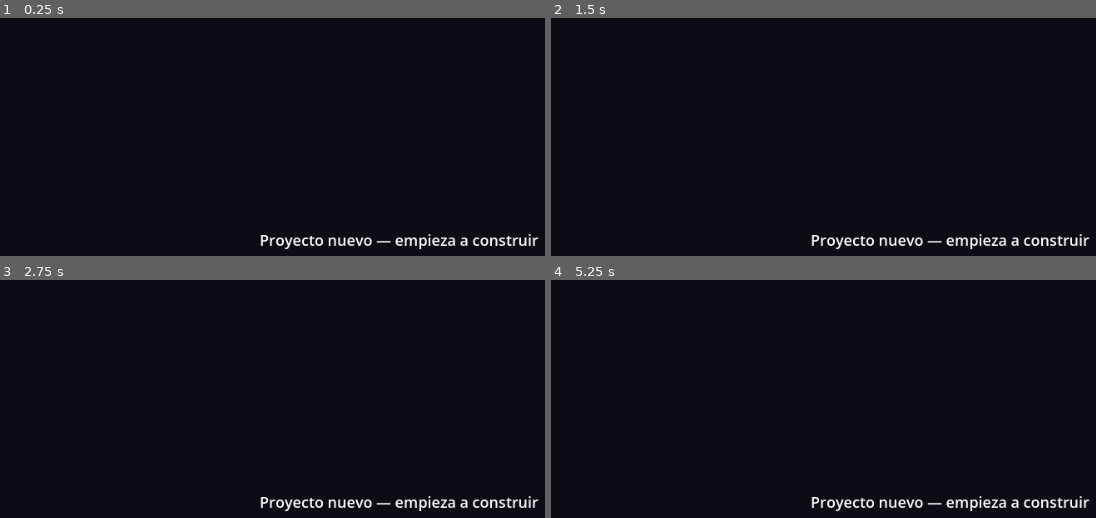
Above: before the commit, frames 1-4 (two rows, left to right).
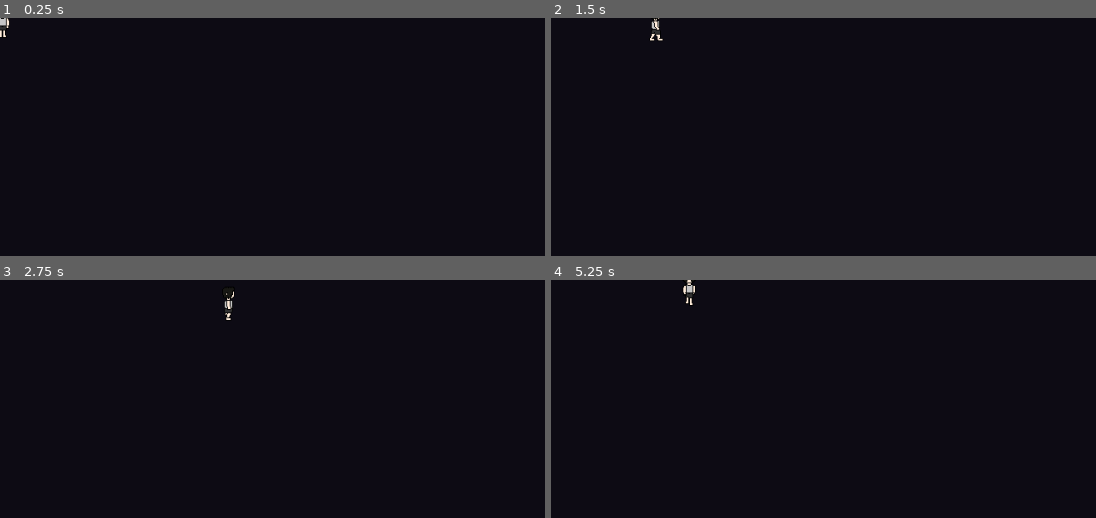
Above: after the commit, the same moments.

Repository: Grupo-Corazones-Cruzados/corazonescruzados
Game: Godot game, scene res://Main.tscn
The game is run twice, just before and just after one commit, with the same random seed, the same clock (stepped at 60 frames per second) and the same inputs.
Inputs (mouse positions are in pixels of both pictures, inside the frame that each line leads up to):
- Up to frame 1 (0.25 s): no input
- Up to frame 2 (1.5 s): tap Enter at 0.5 s; move the mouse to (outside the picture) at 0.52 s; hold Right (ui_right) 0.53-1.25 s; click (outside the picture) at 0.67 s; tap Space at 1.25 s; drag from (outside the picture) to (outside the picture) at 1.27 s
- Up to frame 3 (2.75 s): tap Enter at 2 s; move the mouse to (479, 406) at 2.02 s; hold Right (ui_right) from 2.03 s (still down)
- Up to frame 4 (5.25 s): release Right (ui_right) at 2.75 s; drag from (outside the picture) to (709, 437) at 2.77 s; tap Space at 3.5, 5 s; move the mouse to (outside the picture) at 3.52 s; hold Left (ui_left) 3.53-4.25 s; tap Enter at 4.25 s; drag from (709, 437) to (828, 391) at 4.27 s; move the mouse to (992, 503) at 5.02 s; hold Down (ui_down) from 5.03 s (still down); click (992, 503) at 5.17 s

The runs differ from the first frame. In frame 1, 1.3% of the frame differs, in the area x 0-99%, y 0-98%; in frame 2, 1.3%; in frame 3, 1.3%; in frame 4, 1.3%, in the area x 24-99%, y 0-98%.

Commit message:
feat(juego): personaje Violeta caminando en Godot (movimiento 4 dir + idle, teclado y tactil)
Arranca la construccion real del juego en Godot:
- Personaje "Violeta" (spritesheet 384x96, celda 48x48, dibujado en Pixaki).
- Escena Main.tscn: Violeta(Node2D) > CharacterBody2D[Violeta.gd] >
  AnimatedSprite2D + CollisionShape2D. 8 animaciones (caminar + idle x4 dir).
- Violeta.gd: movimiento CharacterBody2D en 4 direcciones, teclado (flechas) +
  tactil (joystick relativo), animacion por eje dominante, idle segun ultima
  direccion. Nombres de animacion como @export editables en el Inspector.
  A prueba de fallos: si falta una idle, congela el frame sin error. Defaults
  en minuscula, coincidiendo con la convencion del usuario.

Limpieza del usuario: assets de prueba (55 objetos + tiles) borrados para
empezar limpio; dibuja los suyos en Pixaki.

Registra en MEMORIA el progreso, la leccion de Godot (script en el nodo del tipo
heredado; $Hijo es hijo directo), el bug de abajo/arriba cruzados en el Inspector
pendiente de corregir, y que falta recrear export_presets.cfg para publicar.

Co-Authored-By: Claude Opus 4.8 (1M context) <noreply@anthropic.com>
Claude-Session: https://claude.ai/code/session_011eEhW1QiDJ27aR35hAsydA

Diff:
--- a/godot/Main.tscn
+++ b/godot/Main.tscn
@@ -1,23 +1,176 @@
-[gd_scene format=3 uid="uid://btc5hqwnbmtyj"]
+[gd_scene format=3 uid="uid://5coo0d128x2r"]
 
-; Escena principal en blanco. El proyecto arranca aquí.
-; Empieza a construir tu juego desde cero: esta escena es solo un punto de
-; partida vacío para que el proyecto abra y exporte.
+[ext_resource type="Script" uid="uid://r178s64t7h55" path="res://Violeta.gd" id="1_uu6xs"]
+[ext_resource type="Texture2D" uid="uid://dk1xoeyicftcj" path="res://assets/Sprites/Personajes/Violeta/Modo Oscuro/Violeta.png" id="2_r0du0"]
 
-[node name="Main" type="Node2D"]
+[sub_resource type="AtlasTexture" id="AtlasTexture_cm0pq"]
+atlas = ExtResource("2_r0du0")
+region = Rect2(192, 48, 48, 48)
 
-[node name="UI" type="CanvasLayer" parent="."]
+[sub_resource type="AtlasTexture" id="AtlasTexture_fos0i"]
+atlas = ExtResource("2_r0du0")
+region = Rect2(240, 48, 48, 48)
 
-[node name="Info" type="Label" parent="UI"]
-anchors_preset = 8
-anchor_left = 0.5
-anchor_top = 0.5
-anchor_right = 0.5
-anchor_bottom = 0.5
-offset_left = -220.0
-offset_top = -16.0
-offset_right = 220.0
-offset_bottom = 16.0
-horizontal_alignment = 1
-theme_override_font_sizes/font_size = 18
-text = "Proyecto nuevo — empieza a construir"
+[sub_resource type="AtlasTexture" id="AtlasTexture_03owx"]
+atlas = ExtResource("2_r0du0")
+region = Rect2(48, 0, 48, 48)
+
+[sub_resource type="AtlasTexture" id="AtlasTexture_wkp8b"]
+atlas = ExtResource("2_r0du0")
+region = Rect2(96, 0, 48, 48)
+
+[sub_resource type="AtlasTexture" id="AtlasTexture_3dxm6"]
+atlas = ExtResource("2_r0du0")
+region = Rect2(192, 0, 48, 48)
+
+[sub_resource type="AtlasTexture" id="AtlasTexture_lgr22"]
+atlas = ExtResource("2_r0du0")
+region = Rect2(240, 0, 48, 48)
+
+[sub_resource type="AtlasTexture" id="AtlasTexture_trn2v"]
+atlas = ExtResource("2_r0du0")
+region = Rect2(288, 0, 48, 48)
+
+[sub_resource type="AtlasTexture" id="AtlasTexture_20pc6"]
+atlas = ExtResource("2_r0du0")
+region = Rect2(0, 48, 48, 48)
+
+[sub_resource type="AtlasTexture" id="AtlasTexture_5vvyt"]
+atlas = ExtResource("2_r0du0")
+region = Rect2(48, 48, 48, 48)
+
+[sub_resource type="AtlasTexture" id="AtlasTexture_c6i3y"]
+atlas = ExtResource("2_r0du0")
+region = Rect2(96, 48, 48, 48)
+
+[sub_resource type="AtlasTexture" id="AtlasTexture_uu6xs"]
+atlas = ExtResource("2_r0du0")
+region = Rect2(144, 48, 48, 48)
+
+[sub_resource type="AtlasTexture" id="AtlasTexture_r0du0"]
+atlas = ExtResource("2_r0du0")
+region = Rect2(0, 0, 48, 48)
+
+[sub_resource type="AtlasTexture" id="AtlasTexture_c2ibq"]
+atlas = ExtResource("2_r0du0")
+region = Rect2(144, 0, 48, 48)
+
+[sub_resource type="AtlasTexture" id="AtlasTexture_j4qnp"]
+atlas = ExtResource("2_r0du0")
+region = Rect2(336, 0, 48, 48)
+
+[sub_resource type="SpriteFrames" id="SpriteFrames_7yntv"]
+animations = [{
+"frames": [{
+"duration": 1.0,
+"texture": SubResource("AtlasTexture_cm0pq")
+}, {
+"duration": 1.0,
+"texture": SubResource("AtlasTexture_fos0i")
+}],
+"loop": 1,
+"name": &"caminar_abajo",
+"speed": 5.0
+}, {
+"frames": [{
+"duration": 1.0,
+"texture": SubResource("AtlasTexture_03owx")
+}, {
+"duration": 1.0,
+"texture": SubResource("AtlasTexture_wkp8b")
+}],
+"loop": 1,
+"name": &"caminar_arriba",
+"speed": 5.0
+}, {
+"frames": [{
+"duration": 1.0,
+"texture": SubResource("AtlasTexture_3dxm6")
+}, {
+"duration": 1.0,
+"texture": SubResource("AtlasTexture_lgr22")
+}, {
+"duration": 1.0,
+"texture": SubResource("AtlasTexture_trn2v")
+}, {
+"duration": 1.0,
+"texture": SubResource("AtlasTexture_lgr22")
+}],
+"loop": 1,
+"name": &"caminar_derecha",
+"speed": 5.0
+}, {
+"frames": [{
+"duration": 1.0,
+"texture": SubResource("AtlasTexture_20pc6")
+}, {
+"duration": 1.0,
+"texture": SubResource("AtlasTexture_5vvyt")
+}, {
+"duration": 1.0,
+"texture": SubResource("AtlasTexture_c6i3y")
+}, {
+"duration": 1.0,
+"texture": SubResource("AtlasTexture_5vvyt")
+}],
+"loop": 1,
+"name": &"caminar_izquierda",
+"speed": 5.0
+}, {
+"frames": [{
+"duration": 1.0,
+"texture": SubResource("AtlasTexture_uu6xs")
+}],
+"loop": 1,
+"name": &"idle_abajo",
+"speed": 5.0
+}, {
+"frames": [{
+"duration": 1.0,
+"texture": SubResource("AtlasTexture_r0du0")
+}],
+"loop": 1,
+"name": &"idle_arriba",
+"speed": 5.0
+}, {
+"frames": [{
+"duration": 1.0,
+"texture": SubResource("AtlasTexture_c2ibq")
+}],
+"loop": 1,
+"name": &"idle_derecha",
+"speed": 5.0
+}, {
+"frames": [{
+"duration": 1.0,
+"texture": SubResource("AtlasTexture_j4qnp")
+}],
+"loop": 1,
+"name": &"idle_izquierda",
+"speed": 5.0
+}]
+
+[sub_resource type="RectangleShape2D" id="RectangleShape2D_k5ehp"]
+size = Vector2(16, 40)
+
+[node name="Violeta" type="Node2D" unique_id=362562898]
+
+[node name="CharacterBody2D" type="CharacterBody2D" parent="." unique_id=2109903652]
+position = Vector2(3, 1)
+script = ExtResource("1_uu6xs")
+anim_abajo = "caminar_arriba"
+anim_arriba = "caminar_abajo"
+anim_derecha = "caminar_derecha"
+anim_izquierda = "caminar_izquierda"
+idle_abajo = "idle_arriba"
+idle_arriba = "idle_abajo"
+idle_derecha = "idle_derecha"
+idle_izquierda = "idle_izquierda"
+
+[node name="AnimatedSprite2D" type="AnimatedSprite2D" parent="CharacterBody2D" unique_id=1194266910]
+sprite_frames = SubResource("SpriteFrames_7yntv")
+animation = &"idle_derecha"
+
+[node name="CollisionShape2D" type="CollisionShape2D" parent="CharacterBody2D" unique_id=1635201678]
+position = Vector2(-1, 2)
+shape = SubResource("RectangleShape2D_k5ehp")
--- /dev/null
+++ b/godot/Violeta.gd
@@ -0,0 +1,124 @@
+extends CharacterBody2D
+
+## Movimiento de Violeta en 4 direcciones, con teclado y táctil.
+##
+## Cómo debe estar armada la escena (este script va en el CharacterBody2D):
+##   Violeta            (CharacterBody2D)  ← aquí se pega este script
+##     ├─ AnimatedSprite2D                 ← con las animaciones de caminar y de parado
+##     └─ CollisionShape2D                 ← una forma en los pies (para chocar)
+##
+## Los nombres de las animaciones se ajustan desde el INSPECTOR (no hace falta
+## tocar el código): al seleccionar el nodo verás las casillas y escribes ahí el
+## nombre que le pusiste a cada una en el AnimatedSprite2D.
+
+## Velocidad de caminado, en píxeles por segundo.
+@export var velocidad: float = 160.0
+
+@export_group("Caminar")
+## Caminando hacia la cámara (de frente).
+@export var anim_abajo: String = "caminar_abajo"
+## Caminando de espaldas.
+@export var anim_arriba: String = "caminar_arriba"
+## Caminando hacia la derecha.
+@export var anim_derecha: String = "caminar_derecha"
+## Caminando hacia la izquierda.
+@export var anim_izquierda: String = "caminar_izquierda"
+
+@export_group("Parado (idle)")
+## Poses de parado por dirección. Pueden ser de 1 solo fotograma. Si dejas
+## alguna vacía o con un nombre que no existe, al pararse mirando ahí el
+## personaje simplemente se congela en su fotograma actual (sin error).
+@export var idle_abajo: String = "idle_abajo"
+@export var idle_arriba: String = "idle_arriba"
+@export var idle_derecha: String = "idle_derecha"
+@export var idle_izquierda: String = "idle_izquierda"
+
+@onready var sprite: AnimatedSprite2D = $AnimatedSprite2D
+
+## Última dirección hacia la que caminó, para elegir la pose de parado correcta.
+var _mirando: String = "abajo"
+
+# --- Táctil: joystick relativo (tocas en cualquier parte y arrastras el dedo
+#     para dar la dirección; ese primer toque es el centro). ---
+const RADIO_TOUCH := 60.0
+var _touch_id: int = -1
+var _touch_origen: Vector2 = Vector2.ZERO
+var _touch_vector: Vector2 = Vector2.ZERO
+
+
+func _physics_process(_delta: float) -> void:
+	var dir := _direccion()
+	velocity = dir * velocidad
+	move_and_slide()
+	_animar(dir)
+
+
+## Junta teclado y táctil en un solo vector de dirección (largo máximo 1).
+func _direccion() -> Vector2:
+	var d := Input.get_vector("ui_left", "ui_right", "ui_up", "ui_down")
+	if d == Vector2.ZERO and _touch_id != -1:
+		d = _touch_vector
+	return d.limit_length(1.0)
+
+
+## Anima según el estado: caminando (usa la dirección actual) o parado (usa la
+## pose de parado de la última dirección hacia la que iba).
+func _animar(dir: Vector2) -> void:
+	if dir == Vector2.ZERO:
+		_reproducir_idle()
+		return
+	# Caminando: actualizar hacia dónde mira (eje dominante, solo 4 vistas).
+	if absf(dir.x) > absf(dir.y):
+		_mirando = "derecha" if dir.x > 0.0 else "izquierda"
+	else:
+		_mirando = "abajo" if dir.y > 0.0 else "arriba"
+	_reproducir(_anim_caminar())
+
+
+## Muestra la pose de parado de la dirección actual. Si esa animación de idle no
+## existe todavía, congela el fotograma actual (comportamiento seguro).
+func _reproducir_idle() -> void:
+	var nombre := _anim_idle()
+	if sprite.sprite_frames != null and sprite.sprite_frames.has_animation(nombre):
+		_reproducir(nombre)
+	else:
+		sprite.pause()
+
+
+func _anim_caminar() -> String:
+	match _mirando:
+		"arriba": return anim_arriba
+		"derecha": return anim_derecha
+		"izquierda": return anim_izquierda
+		_: return anim_abajo
+
+
+func _anim_idle() -> String:
+	match _mirando:
+		"arriba": return idle_arriba
+		"derecha": return idle_derecha
+		"izquierda": return idle_izquierda
+		_: return idle_abajo
+
+
+## Reproduce una animación solo si cambió o estaba pausada, para no reiniciar el
+## ciclo en cada fotograma.
+func _reproducir(nombre: String) -> void:
+	if sprite.animation != nombre or not sprite.is_playing():
+		sprite.play(nombre)
+
+
+func _unhandled_input(evento: InputEvent) -> void:
+	if evento is InputEventScreenTouch:
+		var t := evento as InputEventScreenTouch
+		if t.pressed and _touch_id == -1:
+			_touch_id = t.index
+			_touch_origen = t.position
+			_touch_vector = Vector2.ZERO
+		elif not t.pressed and t.index == _touch_id:
+			_touch_id = -1
+			_touch_vector = Vector2.ZERO
+	elif evento is InputEventScreenDrag:
+		var d := evento as InputEventScreenDrag
+		if d.index == _touch_id:
+			_touch_vector = (d.position - _touch_origen).limit_length(RADIO_TOUCH) / RADIO_TOUCH
--- a/godot/assets/objetos/objetos.json
+++ /dev/null
@@ -1,280 +0,0 @@
-{
-  "size": 64,
-  "items": [
-    {
-      "id": "sword",
-      "label": "Espada",
-      "category": "arma"
-    },
-    {
-      "id": "axe",
-      "label": "Hacha",
-      "category": "arma"
-    },
-    {
-      "id": "pistol",
-      "label": "Pistola",
-      "category": "arma"
-    },
-    {
-      "id": "bow",
-      "label": "Arco",
-      "category": "arma"
-    },
-    {
-      "id": "hammer",
-      "label": "Martillo",
-      "category": "herramienta"
-    },
-    {
-      "id": "pickaxe",
-      "label": "Pico",
-      "category": "herramienta"
-    },
-    {
-      "id": "key",
-      "label": "Llave",
-      "category": "objeto"
-    },
-    {
-      "id": "potion_red",
-      "label": "Poción roja",
-      "category": "consumible"
-    },
-    {
-      "id": "potion_blue",
-      "label": "Poción azul",
-      "category": "consumible"
-    },
-    {
-      "id": "apple",
-      "label": "Manzana",
-      "category": "consumible"
-    },
-    {
-      "id": "coin",
-      "label": "Moneda",
-      "category": "objeto"
-    },
-    {
-      "id": "shield",
-      "label": "Escudo",
-      "category": "arma"
-    },
-    {
-      "id": "lantern",
-      "label": "Linterna",
-      "category": "herramienta"
-    },
-    {
-      "id": "chair",
-      "label": "Silla",
-      "category": "mueble"
-    },
-    {
-      "id": "armchair",
-      "label": "Sillón",
-      "category": "mueble"
-    },
-    {
-      "id": "table",
-      "label": "Mesa",
-      "category": "mueble"
-    },
-    {
-      "id": "bed",
-      "label": "Cama",
-      "category": "mueble"
-    },
-    {
-      "id": "bookshelf",
-      "label": "Estantería",
-      "category": "mueble"
-    },
-    {
-      "id": "wardrobe",
-      "label": "Armario",
-      "category": "mueble"
-    },
-    {
-      "id": "dresser",
-      "label": "Cómoda",
-      "category": "mueble"
-    },
-    {
-      "id": "floor_lamp",
-      "label": "Lámpara",
-      "category": "mueble"
-    },
-    {
-      "id": "rug",
-      "label": "Alfombra",
-      "category": "mueble"
-    },
-    {
-      "id": "wall_clock",
-      "label": "Reloj",
-      "category": "mueble"
-    },
-    {
-      "id": "painting",
-      "label": "Cuadro",
-      "category": "mueble"
-    },
-    {
-      "id": "indoor_plant",
-      "label": "Planta interior",
-      "category": "mueble"
-    },
-    {
-      "id": "fireplace",
-      "label": "Chimenea",
-      "category": "mueble"
-    },
-    {
-      "id": "stove",
-      "label": "Cocina",
-      "category": "mueble"
-    },
-    {
-      "id": "street_lamp",
-      "label": "Farola",
-      "category": "ciudad"
-    },
-    {
-      "id": "bench",
-      "label": "Banca",
-      "category": "ciudad"
-    },
-    {
-      "id": "fountain",
-      "label": "Fuente",
-      "category": "ciudad"
-    },
-    {
-      "id": "fence",
-      "label": "Valla",
-      "category": "ciudad"
-    },
-    {
-      "id": "sign_post",
-      "label": "Letrero",
-      "category": "ciudad"
-    },
-    {
-      "id": "mailbox",
-      "label": "Buzón",
-      "category": "ciudad"
-    },
-    {
-      "id": "trash_can",
-      "label": "Basurero",
-      "category": "ciudad"
-    },
-    {
-      "id": "fire_hydrant",
-      "label": "Hidrante",
-      "category": "ciudad"
-    },
-    {
-      "id": "traffic_cone",
-      "label": "Cono",
-      "category": "ciudad"
-    },
-    {
-      "id": "barrel",
-      "label": "Barril",
-      "category": "ciudad"
-    },
-    {
-      "id": "crate",
-      "label": "Caja",
-      "category": "ciudad"
-    },
-    {
-      "id": "well",
-      "label": "Pozo",
-      "category": "ciudad"
-    },
-    {
-      "id": "street_sign",
-      "label": "Señal",
-      "category": "ciudad"
-    },
-    {
-      "id": "flag_pole",
-      "label": "Asta de bandera",
-      "category": "ciudad"
-    },
-    {
-      "id": "tree",
-      "label": "Árbol",
-      "category": "naturaleza"
-    },
-    {
-      "id": "pine_tree",
-      "label": "Pino",
-      "category": "naturaleza"
-    },
-    {
-      "id": "palm_tree",
-      "label": "Palmera",
-      "category": "naturaleza"
-    },
-    {
-      "id": "bush",
-      "label": "Arbusto",
-      "category": "naturaleza"
-    },
-    {
-      "id": "flowers_red",
-      "label": "Flores rojas",
-      "category": "naturaleza"
-    },
-    {
-      "id": "flowers_yellow",
-      "label": "Flores amarillas",
-      "category": "naturaleza"
-    },
-    {
-      "id": "flowers_blue",
-      "label": "Flores azules",
-      "category": "naturaleza"
-    },
-    {
-      "id": "rock",
-      "label": "Roca",
-      "category": "naturaleza"
-    },
-    {
-      "id": "stump",
-      "label": "Tocón",
-      "category": "naturaleza"
-    },
-    {
-      "id": "mushroom",
-      "label": "Hongo",
-      "category": "naturaleza"
-    },
-    {
-      "id": "cactus",
-      "label": "Cactus",
-      "category": "naturaleza"
-    },
-    {
-      "id": "tall_grass",
-      "label": "Hierba alta",
-      "category": "naturaleza"
-    },
-    {
-      "id": "lily_pad",
-      "label": "Nenúfar",
-      "category": "naturaleza"
-    },
-    {
-      "id": "fallen_log",
-      "label": "Tronco caído",
-      "category": "naturaleza"
-    }
-  ]
-}
--- a/godot/assets/tiles/sheets.json
+++ /dev/null
@@ -1,16 +0,0 @@
-{
-  "tileSize": 32,
-  "sheets": [
-    {
-      "index": 0,
-      "id": "terrain",
-      "cols": 32,
-      "rows": 32,
-      "file": "terrain.png"
-    }
-  ],
-  "colors": [
-    "#6ec6ff"
-  ],
-  "colorsFile": "colors.png"
-}
--- a/godot/project.godot
+++ b/godot/project.godot
@@ -11,7 +11,7 @@
 [application]
 
 config/name="GCC World"
-run/main_scene="res://Main.tscn"
+run/main_scene="uid://5coo0d128x2r"
 config/features=PackedStringArray("4.7", "GL Compatibility")
 
 [display]
Not shown, added: godot/Violeta.gd.uid
Binary file added: godot/assets/Sprites/Personajes/Violeta/Modo Oscuro/Violeta.png
Not shown, changed: godot/assets/Sprites/Personajes/Violeta/Modo Oscuro/Violeta.png.import
Binary file removed: godot/assets/objetos/apple.png
Not shown, removed: godot/assets/objetos/apple.png.import
Binary file removed: godot/assets/objetos/armchair.png
Not shown, removed: godot/assets/objetos/armchair.png.import
Binary file removed: godot/assets/objetos/axe.png
Not shown, removed: godot/assets/objetos/axe.png.import
Binary file removed: godot/assets/objetos/barrel.png
Not shown, removed: godot/assets/objetos/barrel.png.import
Binary file removed: godot/assets/objetos/bed.png
(and 106 more such lines)
